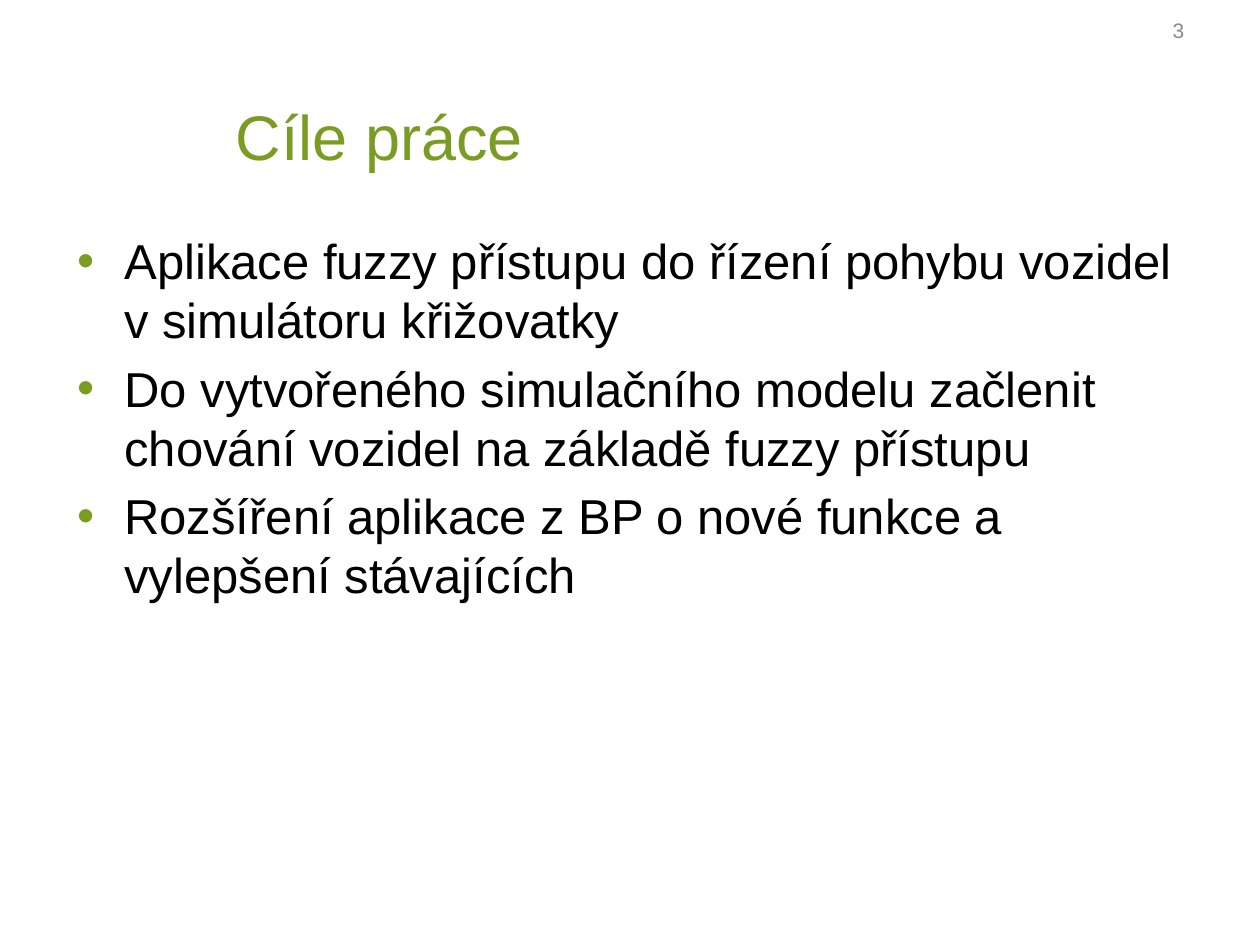
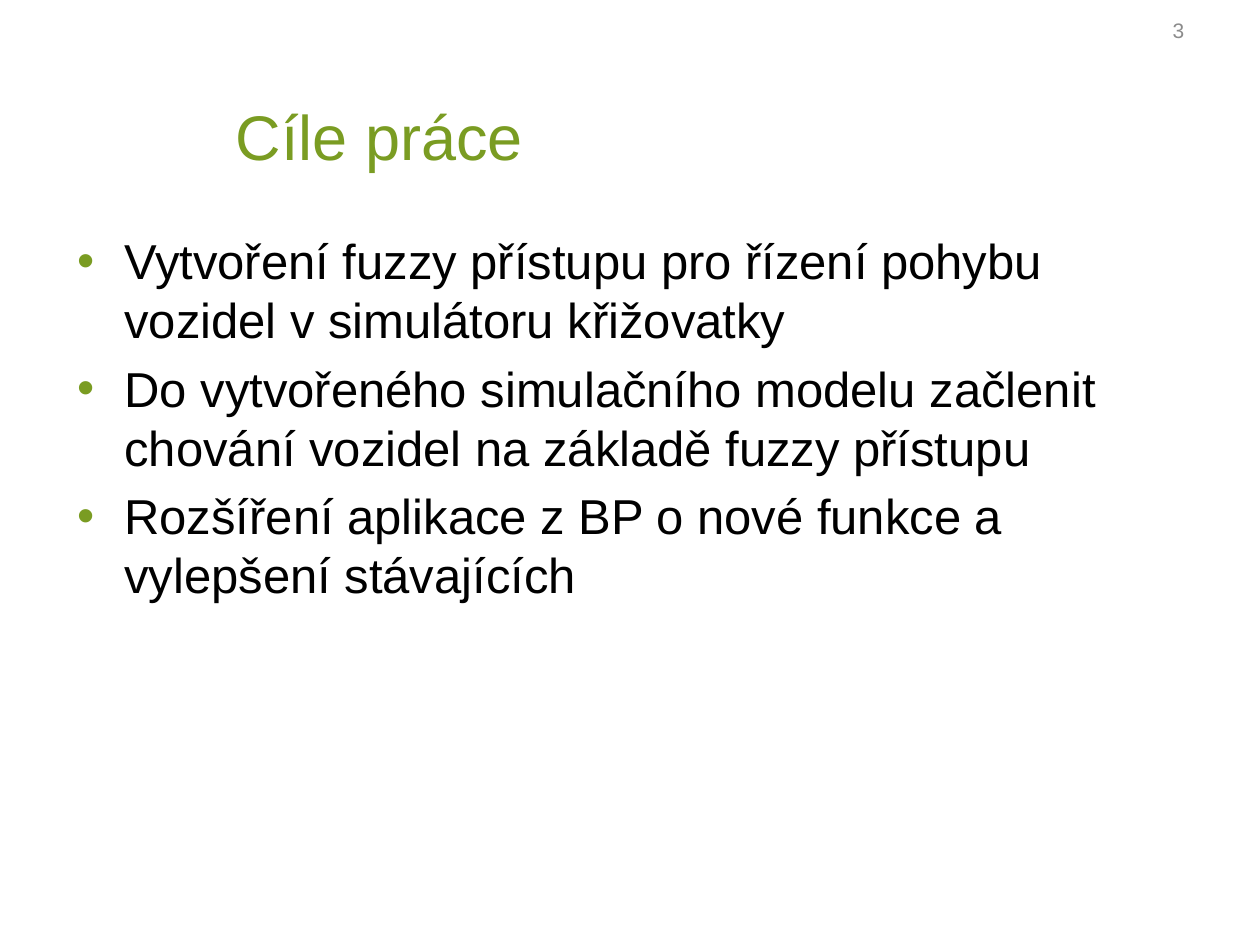
Before and after one commit to Erumoico42/diplomova_prace, a slide deck: slide 3 of prezentace_mikulik.pptx. Drawn at 1260x945 pixels with LibreOffice and Linux fonts; fonts in the diff are those of the drawing; background and template pictures are left out. Boxes give left, top, right and bottom in pixels: in the first picture for what was removed or moved away, otherwise in the second. Text is boxed around its words. In the diff, an @@ line names an element or a change of style, - is before the commit and + after.

```diff
--- a/prezentace_mikulik.pptx
+++ b/prezentace_mikulik.pptx
@@ text at [124, 243, 1042, 348]: text changed @@
-• Aplikace fuzzy přístupu do řízení pohybu vozidel v simulátoru křižovatky
+• Vytvoření fuzzy přístupu pro řízení pohybu vozidel v simulátoru křižovatky
```
Also in this commit, not shown: 4 other slides changed, 4 slides added, 1 other file.
